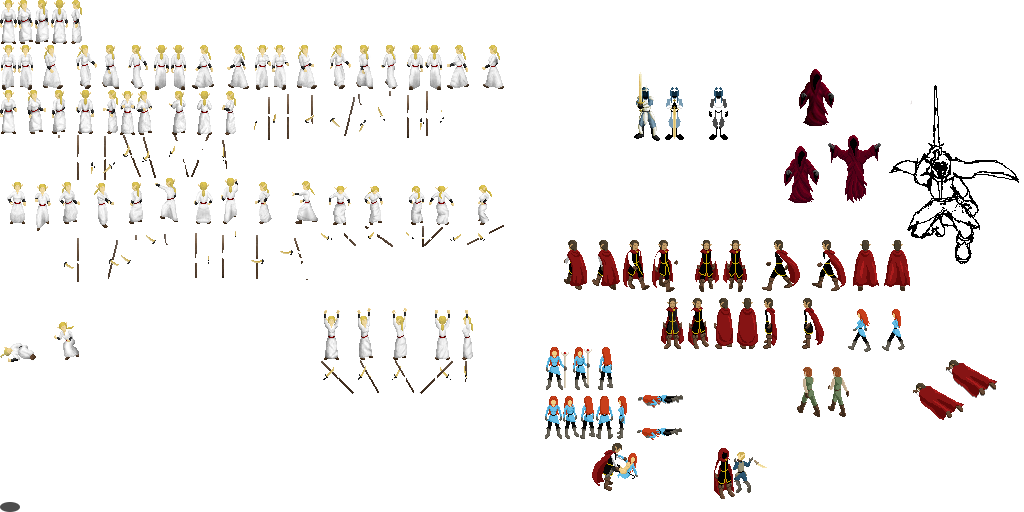
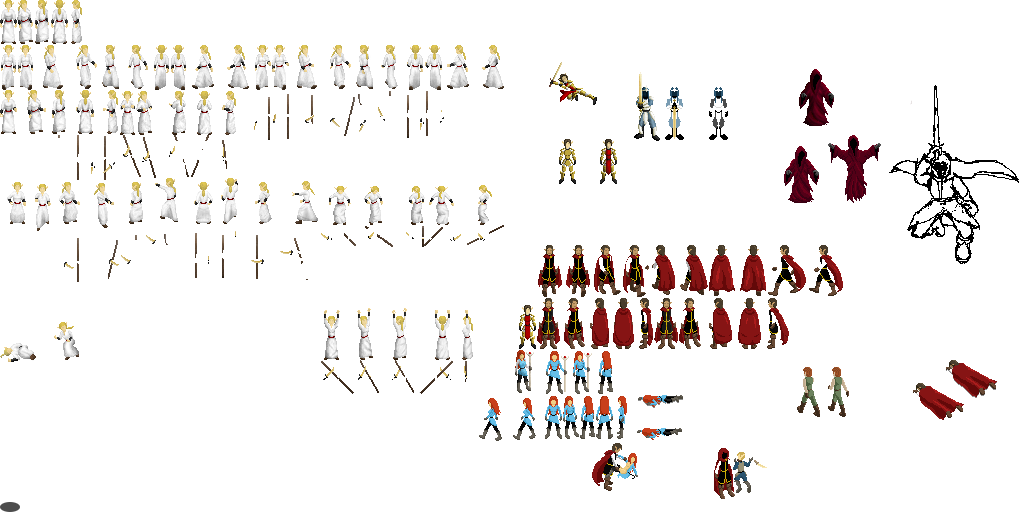
Layer changes from the first 1024 x 512 image to the second:
painted on "weapons" over bbox(526, 62, 592, 392)
painted on "background" over bbox(479, 73, 910, 441)
